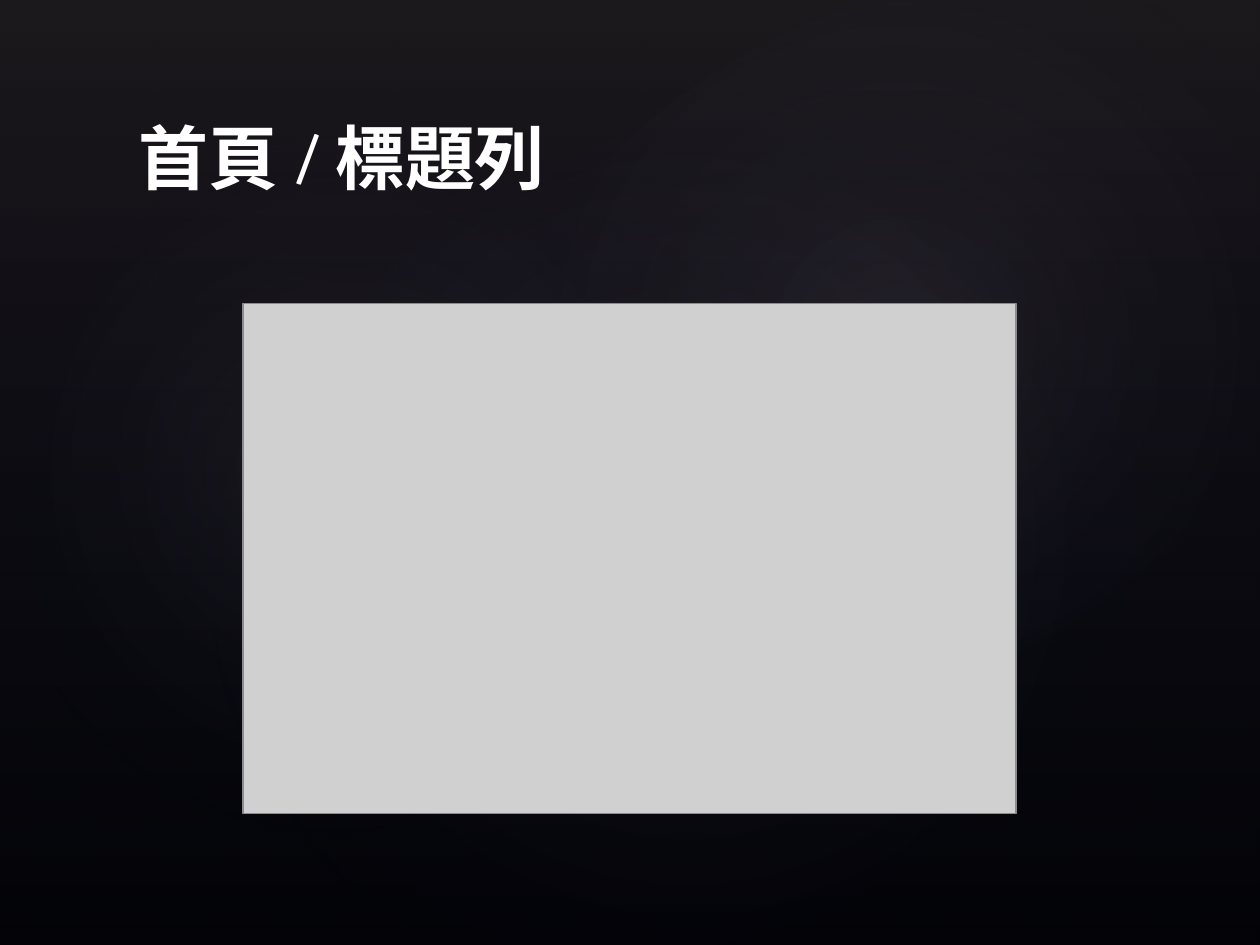
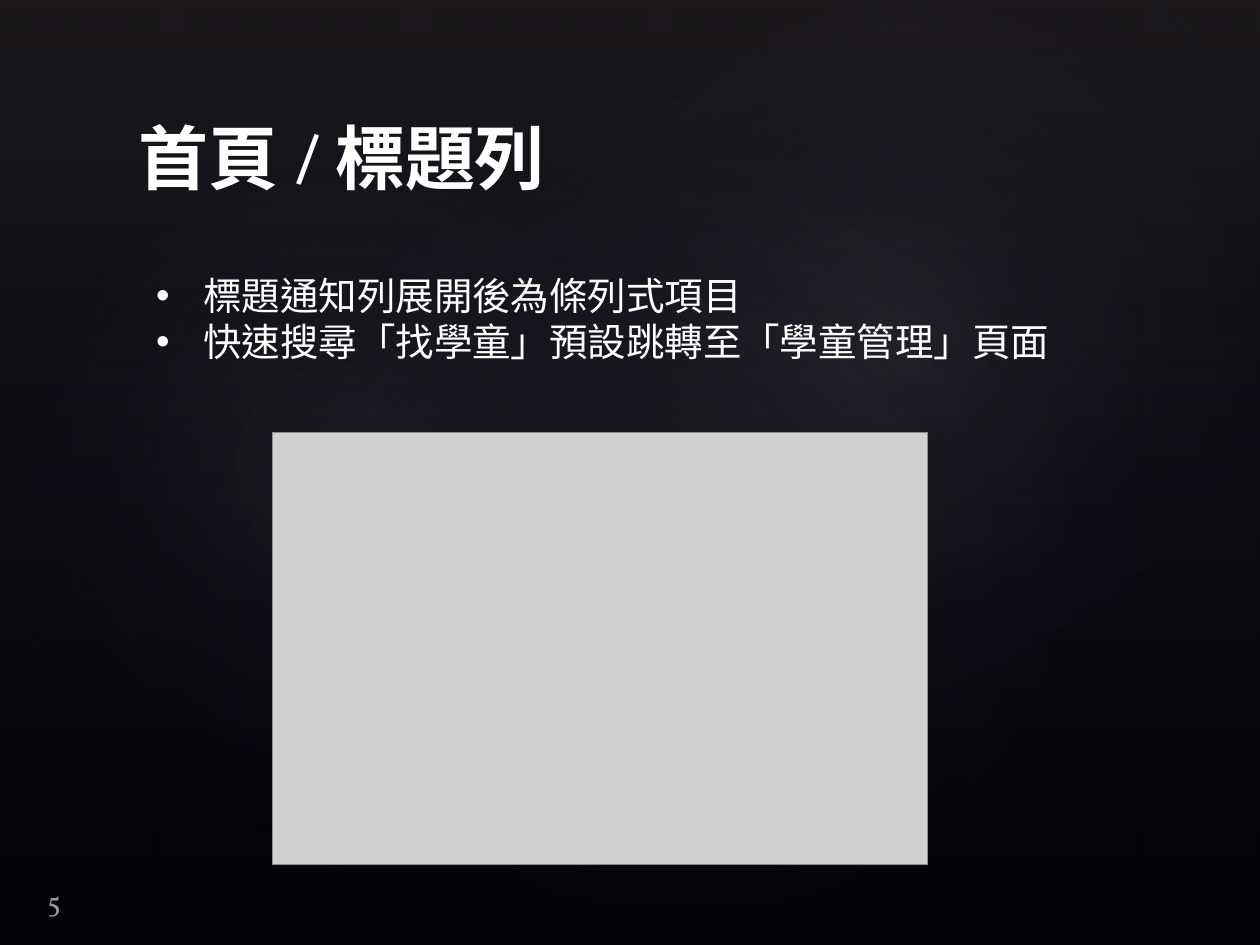
Before and after one commit to explooosion/iShareLoveMeal, a slide deck: slide 5 of doc/愛心便當收銀系統.pptx. Drawn at 1260x945 pixels with LibreOffice and Linux fonts; fonts in the diff are those of the drawing; grey boxes stand for pictures; background and template pictures are left out. Boxes give left, top, right and bottom in pixels: in the first picture for what was removed or moved away, otherwise in the second. Text is boxed around its words. In the diff, an @@ line names an element or a change of style, - is before the commit and + after.

```diff
--- a/doc/愛心便當收銀系統.pptx
+++ b/doc/愛心便當收銀系統.pptx
@@ text added at (203, 277, 1049, 360), 22 pt, text #FFFFFF @@
+• 標題通知列展開後為條列式項目
+• 快速搜尋「找學童」預設跳轉至「學童管理」頁面
@@ picture: place and size @@
-picture at (243, 304, 1017, 814)
+picture at (273, 433, 929, 866)
@@ page number added at (47, 896, 60, 917), 16 pt, text #FFFFFF at 60% opacity @@
+5
```
Also in this commit, not shown: 12 other slides changed.
